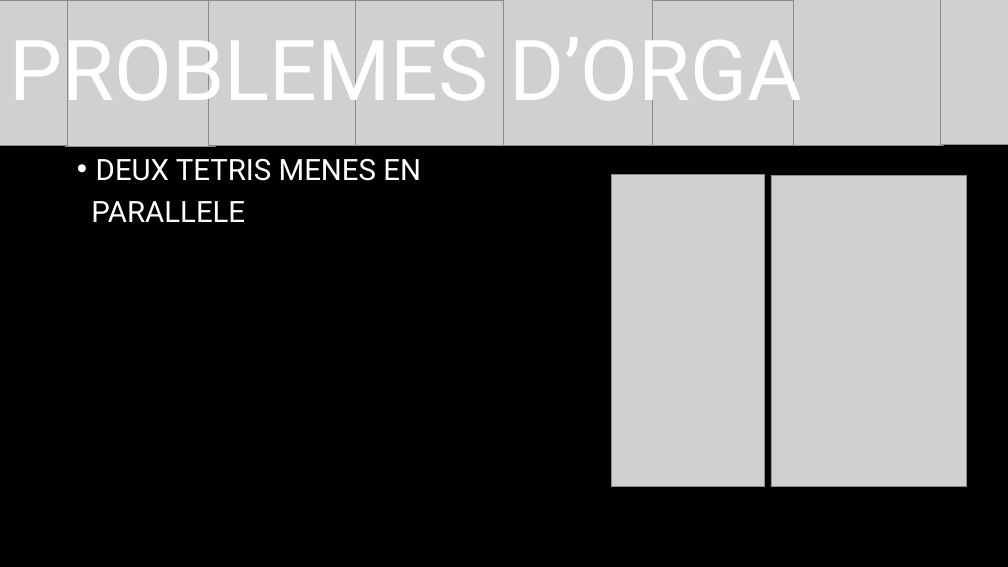
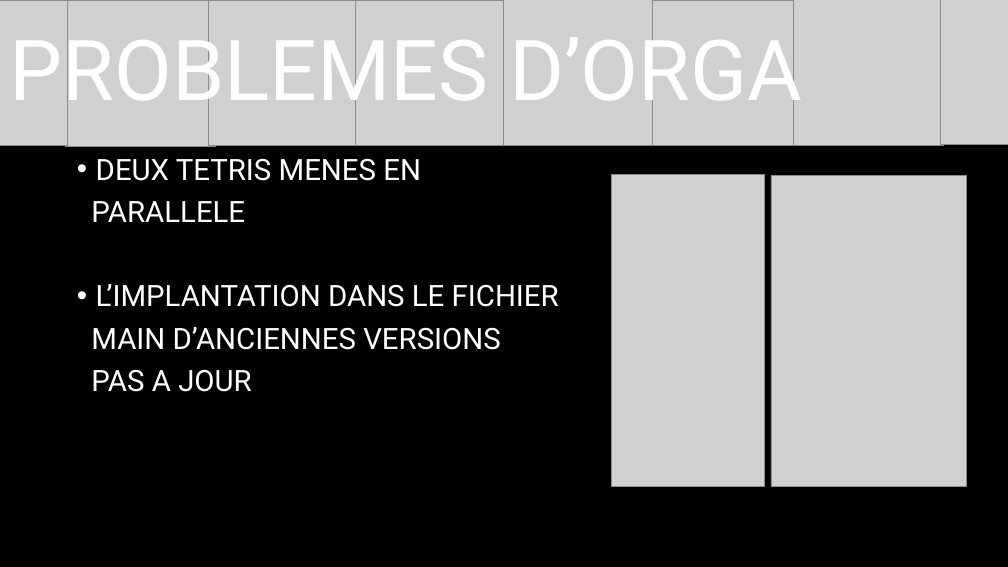
Before and after one commit to NSI-F1-2023-2024/Project-1-TETROS, a slide deck: slide 20 of presentation_tetrisé.pptx. Drawn at 1008x567 pixels with LibreOffice and Linux fonts; fonts in the diff are those of the drawing; grey boxes stand for pictures. Boxes give left, top, right and bottom in pixels: in the first picture for what was removed or moved away, otherwise in the second. Text is boxed around its words. In the diff, an @@ line names an element or a change of style, - is before the commit and + after.

```diff
--- a/presentation_tetrisé.pptx
+++ b/presentation_tetrisé.pptx
@@ text at [91, 284, 559, 392]: paragraphs added @@
+• L’IMPLANTATION DANS LE FICHIER
+MAIN D’ANCIENNES VERSIONS
+PAS A JOUR
```
Also in this commit, not shown: 5 other slides changed.
